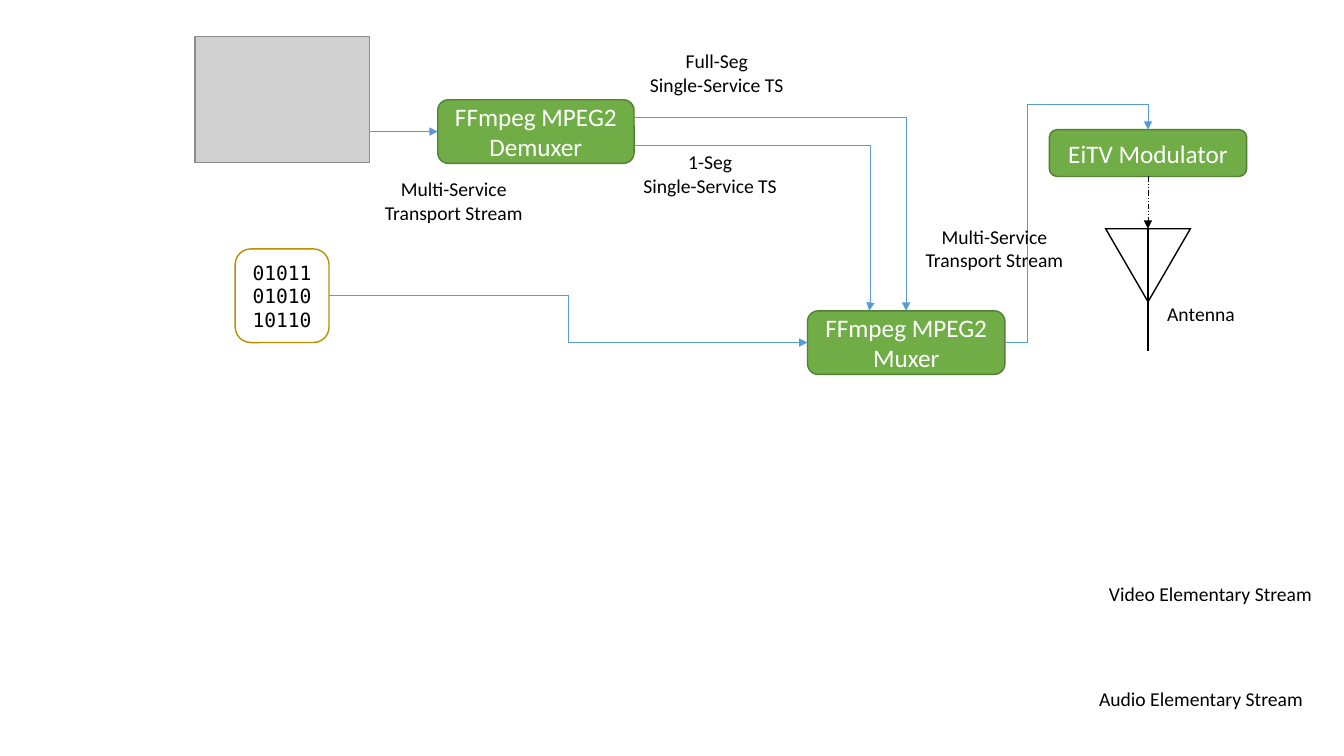
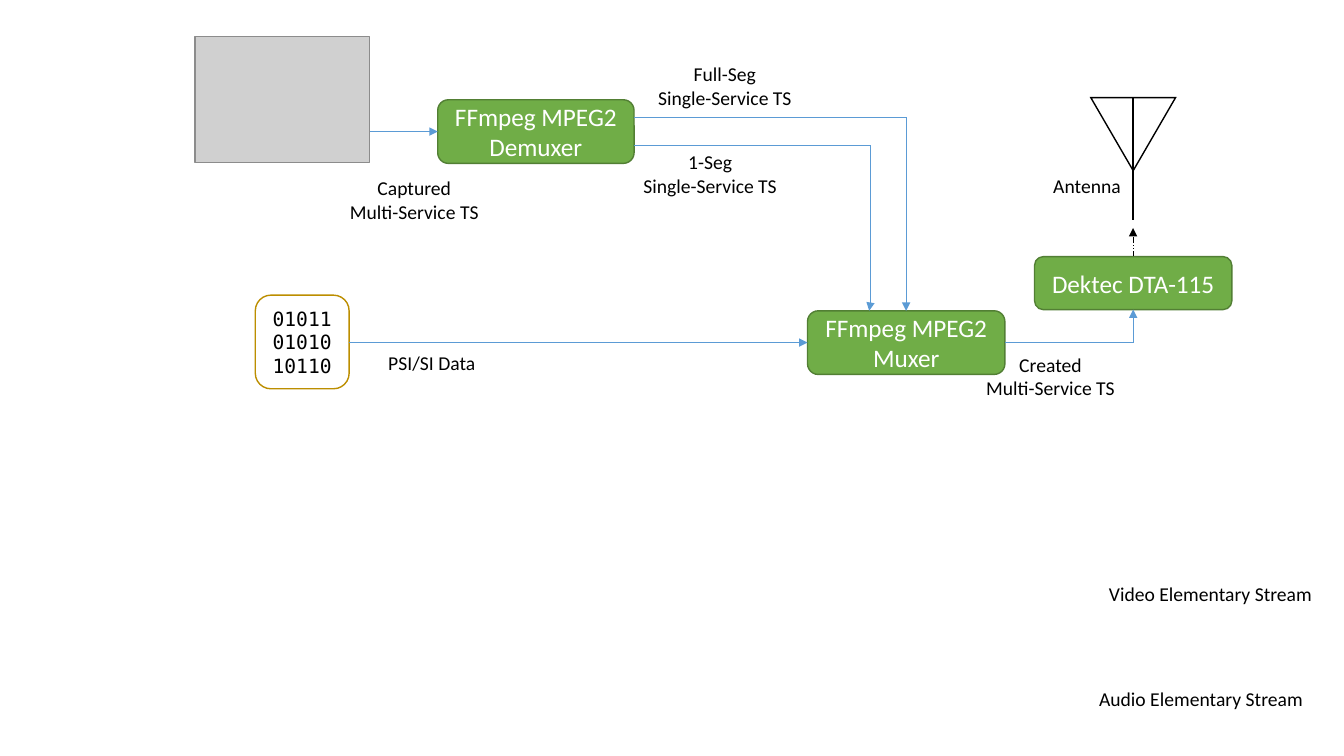
Before and after one commit to nasall2/TCC, a slide deck: slide 5 of relatorio/abntex2-modelos-1.9.2/figuras/diagramas2.pptx (slide 4 before the commit). Drawn at 1344x756 pixels with LibreOffice and Linux fonts; fonts in the diff are those of the drawing; grey boxes stand for pictures. Boxes give left, top, right and bottom in pixels: in the first picture for what was removed or moved away, otherwise in the second. Text is boxed around its words. In the diff, an @@ line names an element or a change of style, - is before the commit and + after.

```diff
--- a/relatorio/abntex2-modelos-1.9.2/figuras/diagramas2.pptx
+++ b/relatorio/abntex2-modelos-1.9.2/figuras/diagramas2.pptx
@@ text "Full-Seg": place and size @@
-text "Full-Seg" at bbox=[650, 54, 783, 96]
+text "Full-Seg" at bbox=[658, 67, 791, 109]
@@ triangle: place and size @@
-triangle at bbox=[1106, 229, 1191, 301]
+triangle at bbox=[1091, 98, 1176, 170]
@@ line moved from (1148, 229) - (1148, 352) to (1133, 98) - (1133, 221) @@
@@ text "Antenna": place and size @@
-text "Antenna" at bbox=[1167, 308, 1235, 321]
+text "Antenna" at bbox=[1053, 180, 1121, 193]
@@ text at bbox=[350, 181, 478, 219]: text changed @@
-Multi-Service
-Transport Stream
+Captured
+Multi-Service TS
@@ elbow arrow moved from (1148, 176) - (1148, 229) to (1133, 257) - (1133, 228) @@
@@ rounded rectangle "Dektec DTA-115": place and size @@
-rounded rectangle "Dektec DTA-115" at bbox=[1050, 130, 1247, 176]
+rounded rectangle "Dektec DTA-115" at bbox=[1034, 257, 1232, 311]
@@ rounded rectangle "010110101010110": place and size @@
-rounded rectangle "010110101010110" at bbox=[235, 249, 329, 343]
+rounded rectangle "010110101010110" at bbox=[255, 295, 349, 389]
@@ text in rounded rectangle at bbox=[1052, 275, 1214, 293]: text changed @@
-EiTV Modulator
+Dektec DTA-115
@@ elbow arrow moved from (1005, 343) - (1148, 130) to (1005, 343) - (1133, 310) @@
@@ elbow arrow moved from (329, 295) - (808, 343) to (349, 342) - (808, 343) @@
@@ text added at bbox=[388, 356, 475, 371], 14 pt, text #000000 @@
+PSI/SI Data
@@ text at bbox=[986, 358, 1114, 395]: text changed @@
-Multi-Service
-Transport Stream
+Created
+Multi-Service TS
```
Also in this commit, not shown: 2 slides added.
